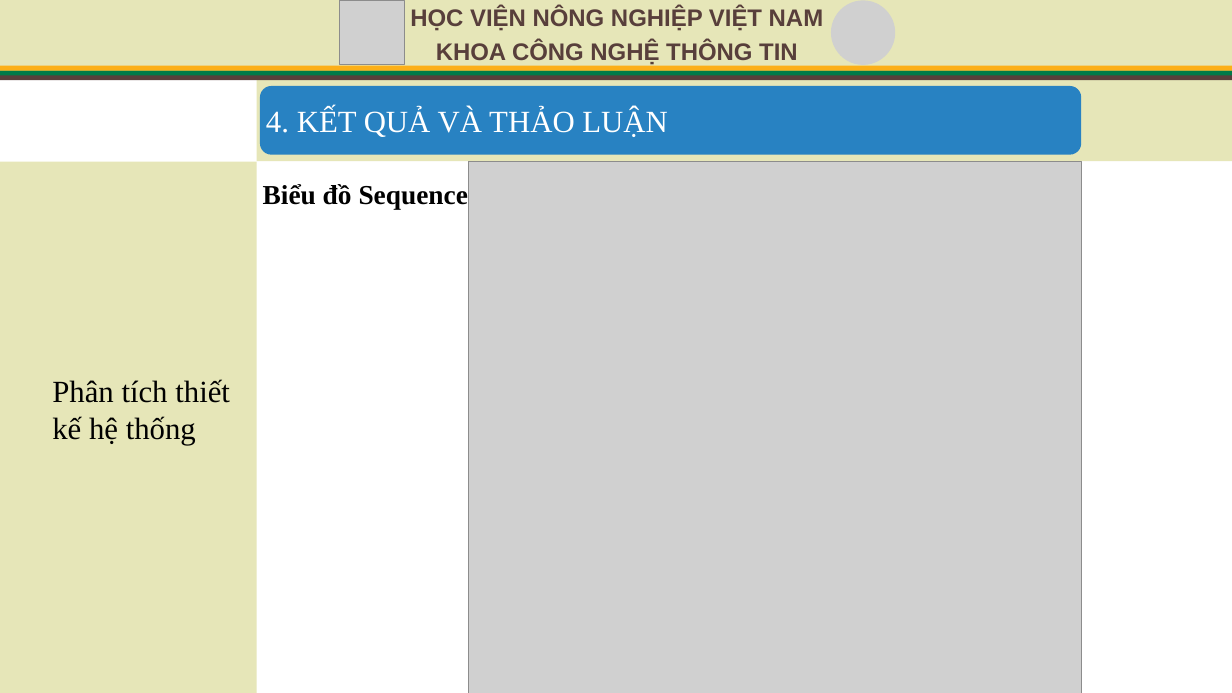
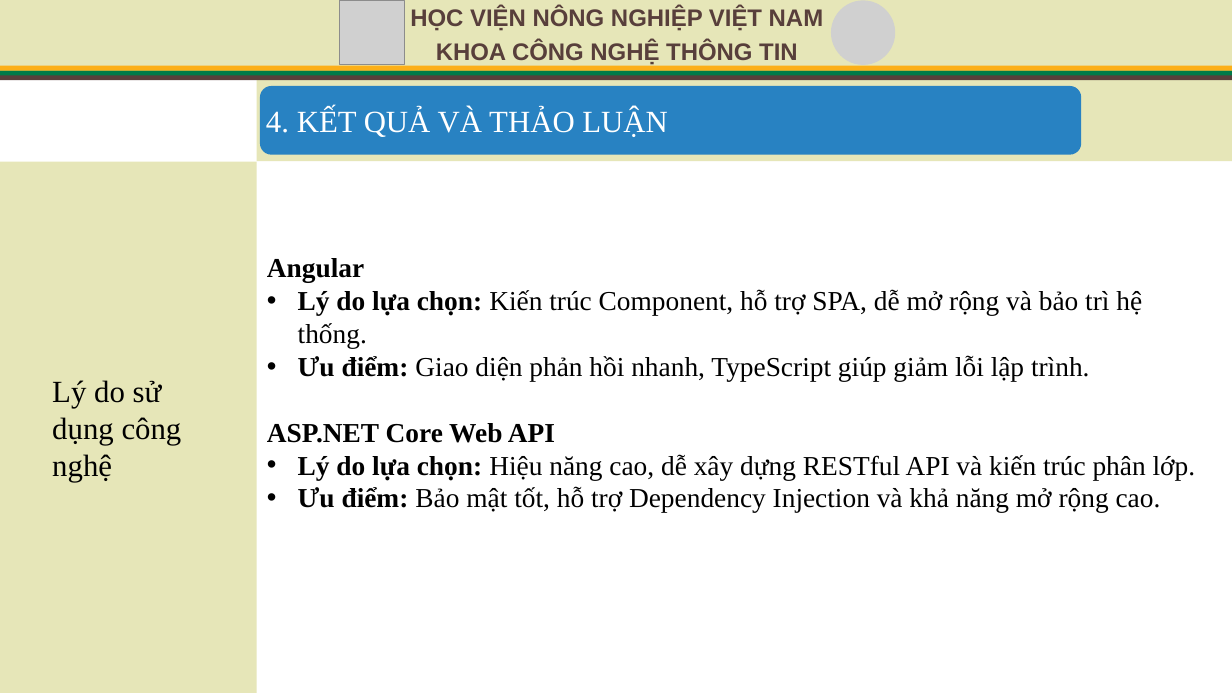
Before and after one commit to HungTran1412/veterinary-clinic-api, a slide deck: slide 19 of VeterinaryClinic.API/wwwroot/Document/TrinhChieu_KLTN.pptx (slide 30 before the commit). Drawn at 1232x693 pixels with LibreOffice and Linux fonts; fonts in the diff are those of the drawing; grey boxes stand for pictures. Boxes give left, top, right and bottom in pixels: in the first picture for what was removed or moved away, otherwise in the second. Text is boxed around its words. In the diff, an @@ line names an element or a change of style, - is before the commit and + after.

```diff
--- a/VeterinaryClinic.API/wwwroot/Document/TrinhChieu_KLTN.pptx
+++ b/VeterinaryClinic.API/wwwroot/Document/TrinhChieu_KLTN.pptx
@@ picture removed at [468, 161, 1081, 693] @@
@@ text removed at [263, 184, 468, 209] @@
-Biểu đồ Sequence
@@ text added at [267, 258, 1196, 512], 32 pt, text #000000 @@
+Angular
+• Lý do lựa chọn: Kiến trúc Component, hỗ trợ SPA, dễ mở rộng và bảo trì hệ thống.
+• Ưu điểm: Giao diện phản hồi nhanh, TypeScript giúp giảm lỗi lập trình.
+ASP.NET Core Web API
+• Lý do lựa chọn: Hiệu năng cao, dễ xây dựng RESTful API và kiến trúc phân lớp.
+• Ưu điểm: Bảo mật tốt, hỗ trợ Dependency Injection và khả năng mở rộng cao.
@@ text at [52, 380, 182, 482]: text changed @@
-Phân tích thiết kế hệ thống
+Lý do sử dụng công nghệ
```
Also in this commit, not shown: 11 other slides changed, 5 slides removed, 1 other file.
